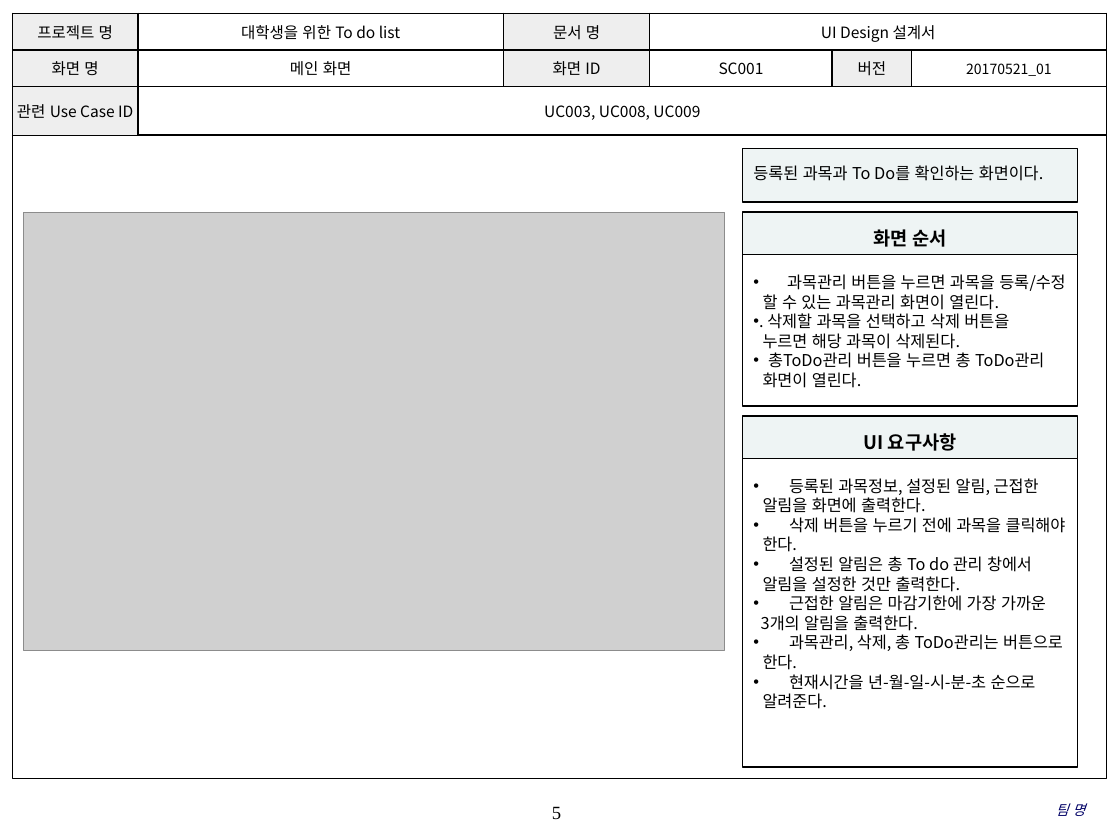
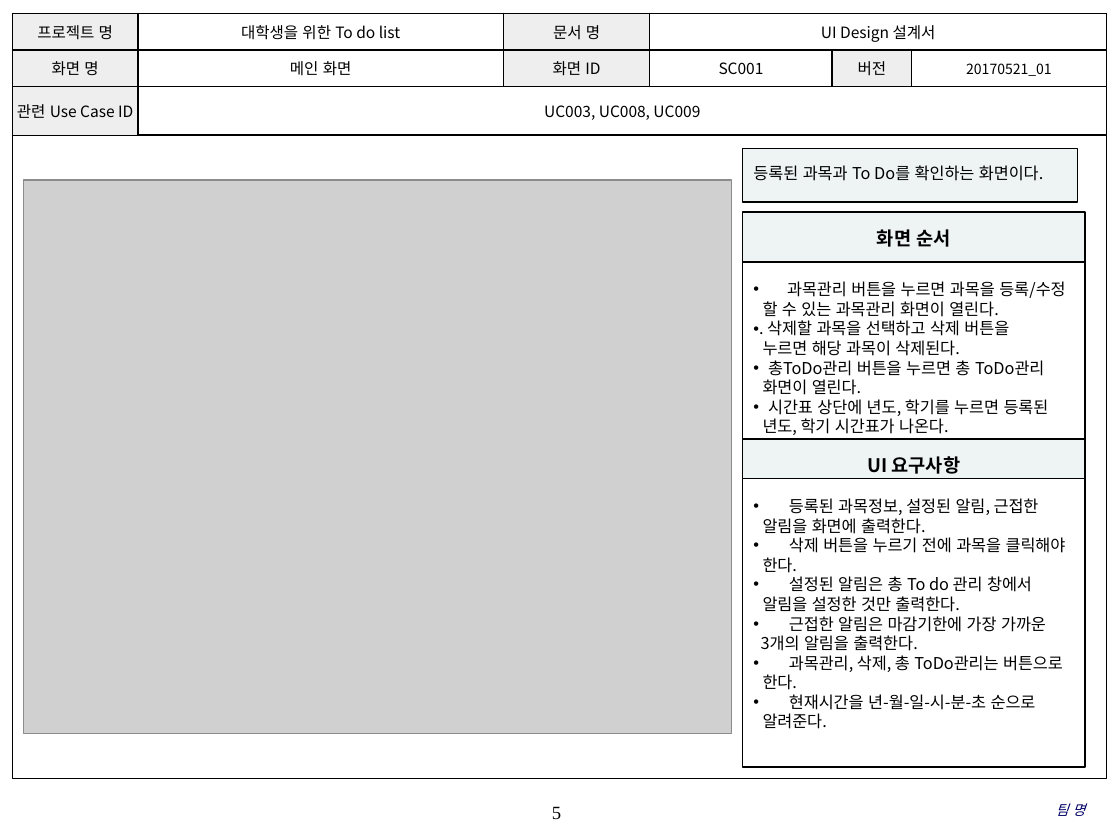
Before and after one commit to SE-admin/SE2017_4_tuna, a slide deck: slide 5 of doc/3_ 설계서/UI Design 설계서.pptx. Drawn at 1120x840 pixels with LibreOffice and Linux fonts; fonts in the diff are those of the drawing; grey boxes stand for pictures; background and template pictures are left out. Boxes give left, top, right and bottom in pixels: in the first picture for what was removed or moved away, otherwise in the second. Text is boxed around its words. In the diff, an @@ line names an element or a change of style, - is before the commit and + after.

```diff
--- a/doc/3_ 설계서/UI Design 설계서.pptx
+++ b/doc/3_ 설계서/UI Design 설계서.pptx
@@ picture: place and size @@
-picture at bbox=[24, 212, 725, 650]
+picture at bbox=[24, 180, 731, 734]
@@ rectangle "화면 순서": place and size @@
-rectangle "화면 순서" at bbox=[743, 212, 1077, 254]
+rectangle "화면 순서" at bbox=[743, 212, 1085, 261]
@@ rectangle "과목관리 버튼을 누르면 과목을 등록/수정": place and size @@
-rectangle "과목관리 버튼을 누르면 과목을 등록/수정" at bbox=[743, 254, 1077, 405]
+rectangle "과목관리 버튼을 누르면 과목을 등록/수정" at bbox=[743, 262, 1085, 439]
@@ text in rectangle at bbox=[763, 399, 1049, 435]: paragraphs added @@
+• 시간표 상단에 년도, 학기를 누르면 등록된
+년도, 학기 시간표가 나온다.
@@ rectangle "UI 요구사항": place and size @@
-rectangle "UI 요구사항" at bbox=[743, 416, 1077, 458]
+rectangle "UI 요구사항" at bbox=[743, 439, 1085, 478]
@@ rectangle "등록된 과목정보, 설정된 알림, 근접한": place and size @@
-rectangle "등록된 과목정보, 설정된 알림, 근접한" at bbox=[743, 458, 1077, 767]
+rectangle "등록된 과목정보, 설정된 알림, 근접한" at bbox=[743, 478, 1085, 767]
```
Also in this commit, not shown: 12 other slides changed, 2 slides added.
